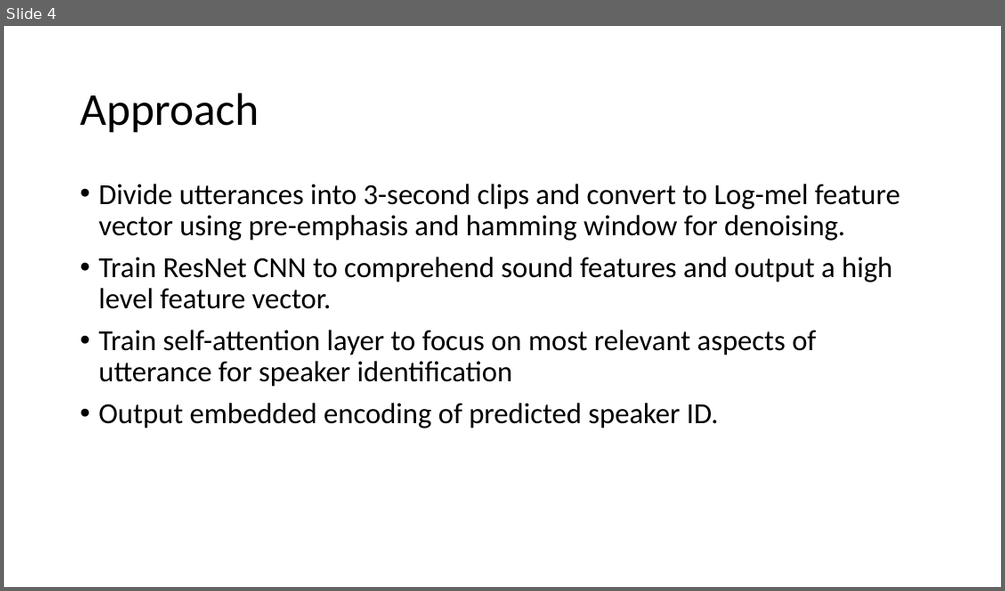
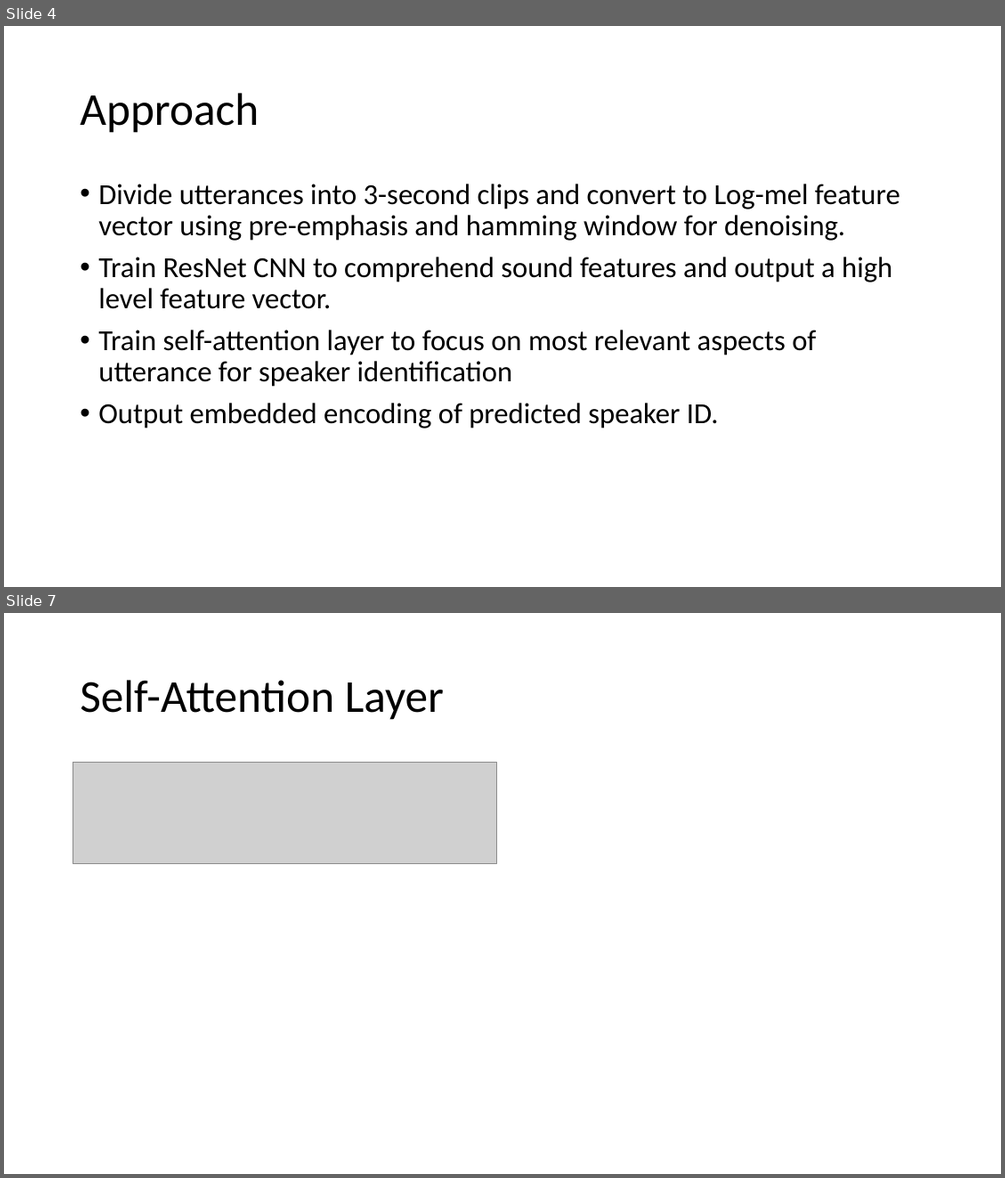
Before and after one commit to eswistak88/DeepLearningArchitectures, a slide deck: Reports/Expose.pptx. Shown one above the other, each under a label of ours: slide 4 before the commit, slides 4 and 7 after it; the slides between them are not shown. The pictures are 1005x591 and 1005x1178 pixels, drawn with LibreOffice and Linux fonts; fonts in the diff are those of the drawing; grey boxes stand for pictures. Boxes give left, top, right and bottom in pixels: in the first picture for what was removed or moved away, otherwise in the second. Text is boxed around its words. In the diff, an @@ line names an element or a change of style, - is before the commit and + after.

```diff
--- a/Reports/Expose.pptx
+++ b/Reports/Expose.pptx
@@ slide 7 added at box(4, 613, 1001, 1174), background #FFFFFF @@
@@ title added at box(80, 680, 444, 720), 44 pt, text #000000 @@
+Self-Attention Layer
@@ picture added at box(73, 763, 497, 863) @@
```
Also in this commit, not shown: 3 other slides added, 8 other files.
